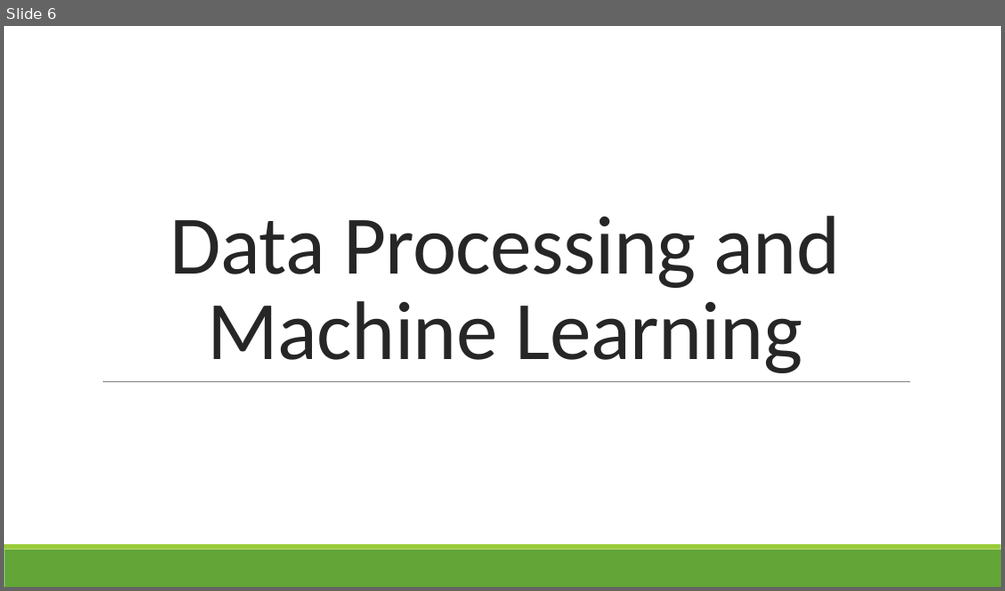
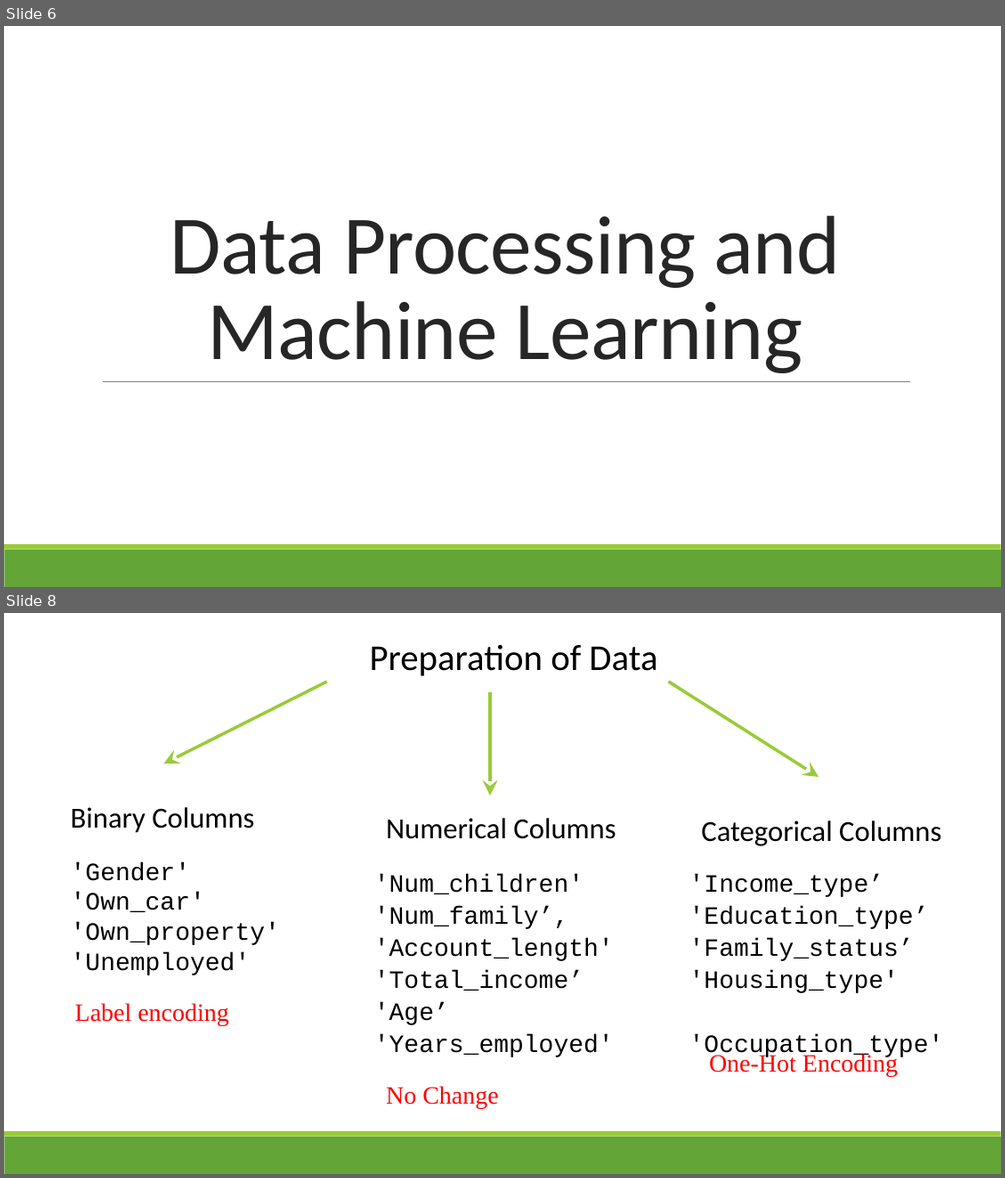
Before and after one commit to G6-2Flyy/DS-Project-4-Group-2, a slide deck: anjum_stuff/Silicon Prairie Bank Presentation.pptx. Shown one above the other, each under a label of ours: slide 6 before the commit, slides 6 and 8 after it; the slides between them are not shown. The pictures are 1005x591 and 1005x1178 pixels, drawn with LibreOffice and Linux fonts; fonts in the diff are those of the drawing. Boxes give left, top, right and bottom in pixels: in the first picture for what was removed or moved away, otherwise in the second. Text is boxed around its words. In the diff, an @@ line names an element or a change of style, - is before the commit and + after.

```diff
--- a/anjum_stuff/Silicon Prairie Bank Presentation.pptx
+++ b/anjum_stuff/Silicon Prairie Bank Presentation.pptx
@@ slide 8 added at [4,613,1001,1174], background #FFFFFF; not listed: 2 template elements that a slide beside it also shows @@
@@ text added at [370,644,657,676], 35 pt, text #000000 @@
+Preparation of Data
@@ arrow added from (327, 682) to (164, 764), #99CB38 3 pt @@
@@ arrow added from (490, 692) to (490, 795), #99CB38 3 pt @@
@@ arrow added from (669, 682) to (818, 777), #99CB38 3 pt @@
@@ text added at [71,807,254,833], 28 pt, text #000000 @@
+Binary Columns
@@ text added at [386,818,615,839], 28 pt, text #000000 @@
+Numerical Columns
@@ text added at [701,820,941,846], 28 pt, text #000000 @@
+Categorical Columns
@@ text added at [71,862,280,975], 24 pt, text #000000 @@
+'Gender' 'Own_car' 'Own_property' 'Unemployed'
@@ text added at [374,874,614,1057], 24 pt, text #000000 @@
+'Num_children'
+'Num_family’, 'Account_length' 'Total_income’ 'Age’ 'Years_employed'
@@ text added at [689,874,944,1059], 24 pt, text #000000 @@
+'Income_type’ 'Education_type’ 'Family_status’ 'Housing_type' 'Occupation_type'
@@ text added at [75,1003,229,1025], 24 pt, text #FF0000 @@
+Label encoding
@@ text added at [709,1053,898,1077], 24 pt, text #FF0000 @@
+One-Hot Encoding
@@ text added at [386,1086,498,1109], 24 pt, text #FF0000 @@
+No Change
```
Also in this commit, not shown: 2 slides changed, 12 other slides added, 15 other files.
